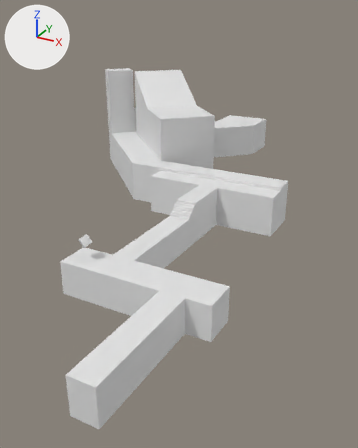
The Blender file blender/void.blend: old version first, new version second.
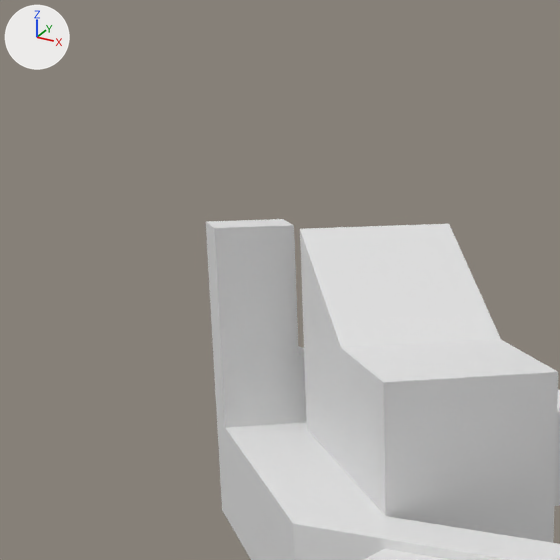
There are two pictures of each version: one whole from a 50 mm lens placed at (38.2, -44.6, 30.0), pointed at (-2.1, 28.7, -6.6), one close up on the part from 12% to 60% of the width and 0% to 39% of the height. The lights are fixed; the arrows at upper left show +X, +Y and +Z.

The older version as bpy lines, for what is in view:
```python
me_cube_003 = bpy.data.meshes.new('Cube.003')
me_cube_003.from_pydata(...)  # 670 vertices, 657 faces; spans x -34.6..15.6, y 19.9..82.3, z -2.4..19.0
me_cube_003.materials.append(mat_base)  # white #e7e7e7
ob_upper_col = bpy.data.objects.new('upper-col', me_cube_003)
ob_upper_col.location = (0.0, 0.0, -2.39)
ob_upper_col.scale = (1.0, 1.0, 1.0)
```
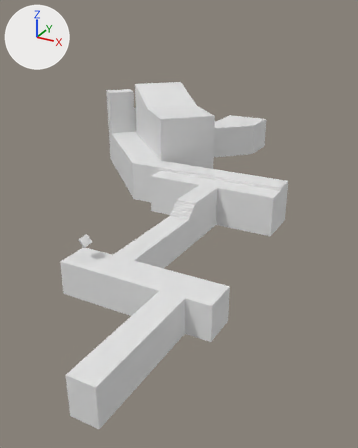
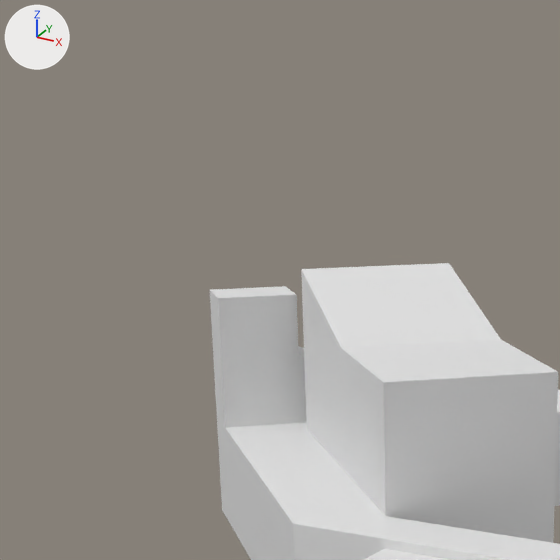
Commit message: tweak level

The change, as a list of edits to the scene's bpy script:
```text
Change me_cube_003:
    where me_cube_003.from_pydata(...)  # 670 vertices, 657 faces; spans x -34.6..15.6, y 19.9..82.3, z -2.4..19.0
    used by ob_upper_col; location = (0.0, 0.0, -2.39); scale = (1.0, 1.0, 1.0)
    me_cube_003 part 1: all 6 vertices in x -34.6..-27.7, y 49.4..56.3, z 19.0 are moved by (0.0, 0.0, -4.8)
    me_cube_003 part 2: all 3 vertices in x -26.2..-18.6, y 51.9..59.6, z 19.0 are moved by (0.0, 0.0, -2.7)
```

Where the change shows, as pixel boxes [x1, y1, x2, y2] in the close-ups (560 x 560 px; the box of a moved part takes in the faces that stretch with it):
'upper-col', reshaped: before [206, 219, 560, 560]; after [210, 263, 560, 560]
part 1 of me_cube_003, moved or reshaped: before [206, 219, 299, 360]; after [210, 286, 299, 360]
part 2 of me_cube_003, moved or reshaped: before [300, 224, 501, 404]; after [301, 263, 500, 404]
